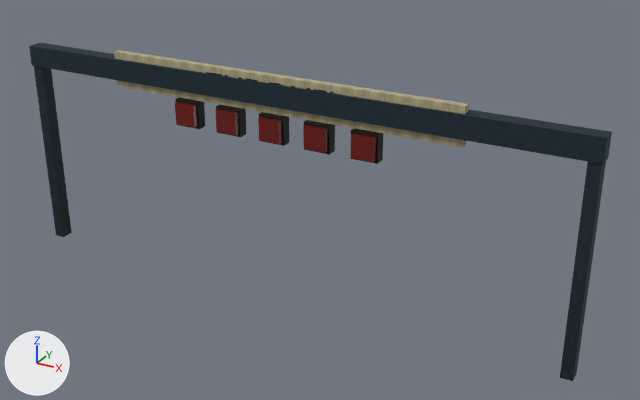
An edit to the glTF model public/assets/models/circuits/kits/start-gantry.glb, drawn before and after from the same camera.
One viewpoint serves both versions: a 50 mm camera at (12.13, -19.59, 13.15) aimed at (1.2, 0.28, 3.21). The lights are fixed; the arrows at lower left show +X, +Y and +Z. The first picture is the older version. Where no turn or scale is listed for an object, it has been applied to the vertices. Vertices at exactly the same position are counted once.

Names of what the first picture shows: 'gantry-series-banner', 'gantry-series-name-front', 'lamp-4', 'lamp-5', 'start-light-gantry_0' and 8 more.
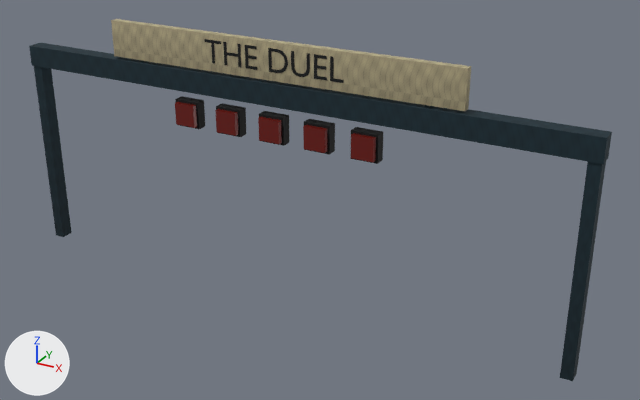
Edits to the bpy script that builds the scene:
```text
Change me_cube_005:
    used by ob_gantry_series_banner; location = (0.0, 0.0, 0.0)
    remove me_cube_005.from_pydata(...)  # 8 vertices, 12 faces; spans x -5.4..5.4, y -0.17..0.05, z 5.65..6.7
    add me_cube_005.from_pydata(...)  # 8 vertices, 12 faces; spans x -5.4..5.4, y -0.17..0.05, z 6.57..7.62
    me_cube_005 part 1: the whole mesh is moved by (0.0, 0.0, 0.92)
Change ob_gantry_series_name_front:
    ob_gantry_series_name_front.location: (0.0, -0.18, 6.18) -> (0.0, -0.18, 7.1)
```

Boxes [x1, y1, x2, y2] around the edits, measured in the pictures (640 x 400 px):
'gantry-series-banner', moved: before [114, 50, 469, 148]; after [111, 19, 471, 111]
'gantry-series-name-front', moved: before [206, 72, 333, 93]; after [204, 39, 343, 83]
